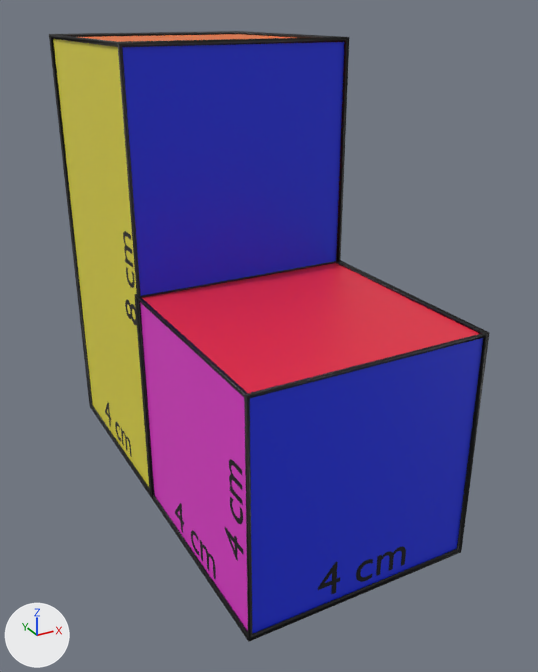
The glTF model modelos/prisma_baseCuadrada1.glb as it was, and as the next commit left it.
Rendered twice from a 50 mm lens placed at (-0.0379, -0.1147, 0.085), pointed at (0.022, -0.0058, 0.0306). Lighting does not change. The marker at lower left points along +X, +Y and +Z. The older version comes first. Where no turn or scale is listed for an object, it has been applied to the vertices.

Names of what the first picture shows: 'Texto', 'Texto.001', 'Texto.002', 'cubo1', 'prisma_baseCuadrada1' and 2 more.
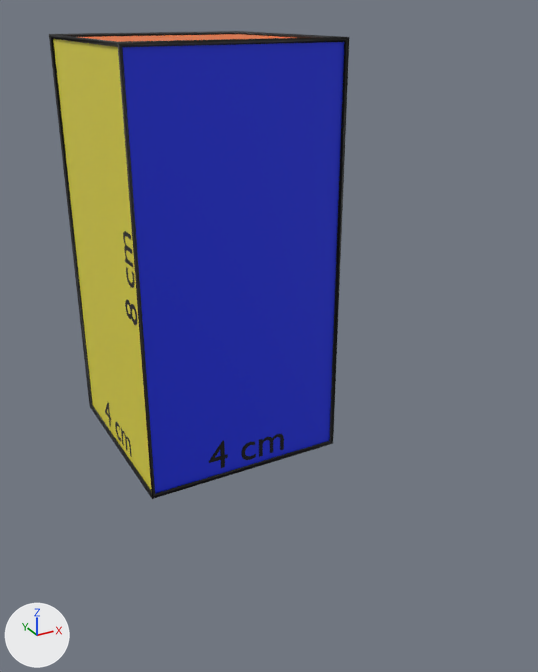
Commit message: Se corrigio segundo modelo

Boxes [x1, y1, x2, y2] around the edits, measured in the pictures (538 x 672 px):
'cubo1', deleted
    before: [135, 260, 490, 642]
    faces in mat_cara_azul (blue #192fe7): [250, 338, 483, 634]
    faces in mat_cara_rojo (red #e72842): [142, 263, 480, 393]
    faces in mat_cara_rosa (pink #e73bd0): [140, 302, 248, 631]
    faces in mat_lineas_negro (black #000000): [135, 260, 490, 642]
'Texto', deleted (black)
    before: [318, 547, 406, 595]
'Texto.001', deleted
    before: [225, 459, 243, 561]
'Texto.002', deleted
    before: [175, 503, 216, 580]

What changed in the scene script:
```text
Remove ob_cubo1:
    ob_cubo1 = bpy.data.objects.new('cubo1', me_cubo1)
    ob_cubo1.location = (0.0, 0.0, 0.0)
Remove ob_texto:
    ob_texto = bpy.data.objects.new('Texto', me_texto)
    ob_texto.location = (0.0116, -0.04, 0.0014)
Remove ob_texto_001:
    ob_texto_001 = bpy.data.objects.new('Texto.001', me_texto_001)
    ob_texto_001.location = (0.0, -0.0382, 0.0108)
Remove ob_texto_002:
    ob_texto_002 = bpy.data.objects.new('Texto.002', me_texto_002)
    ob_texto_002.location = (0.0, -0.011, 0.001)
```
